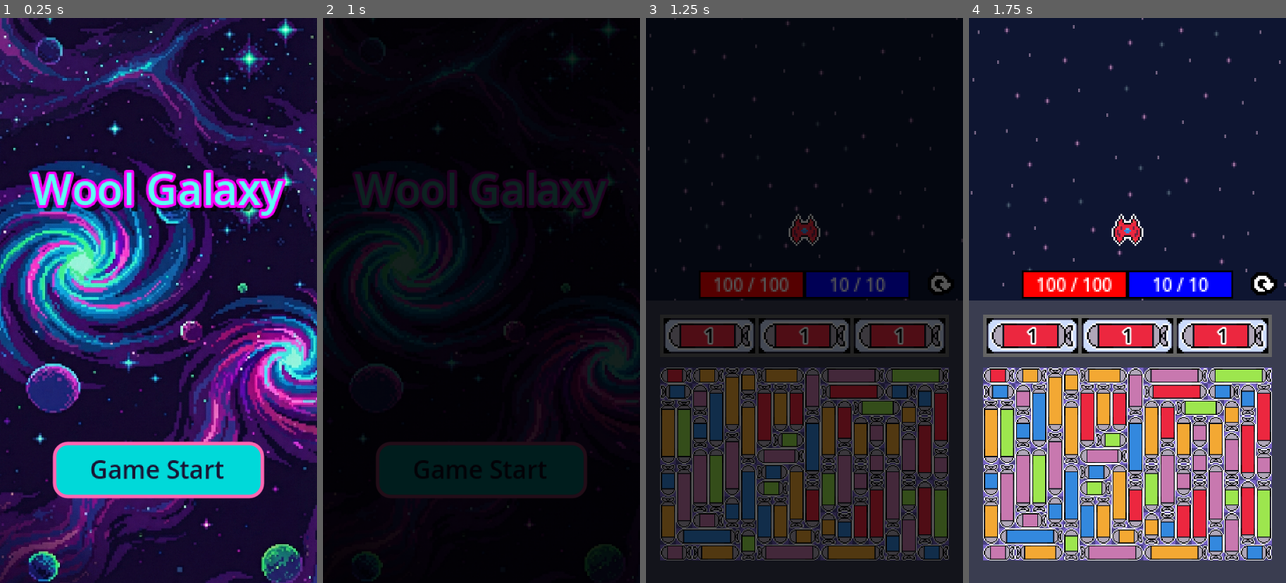
Above: before the commit, frames 1-4 (left to right).
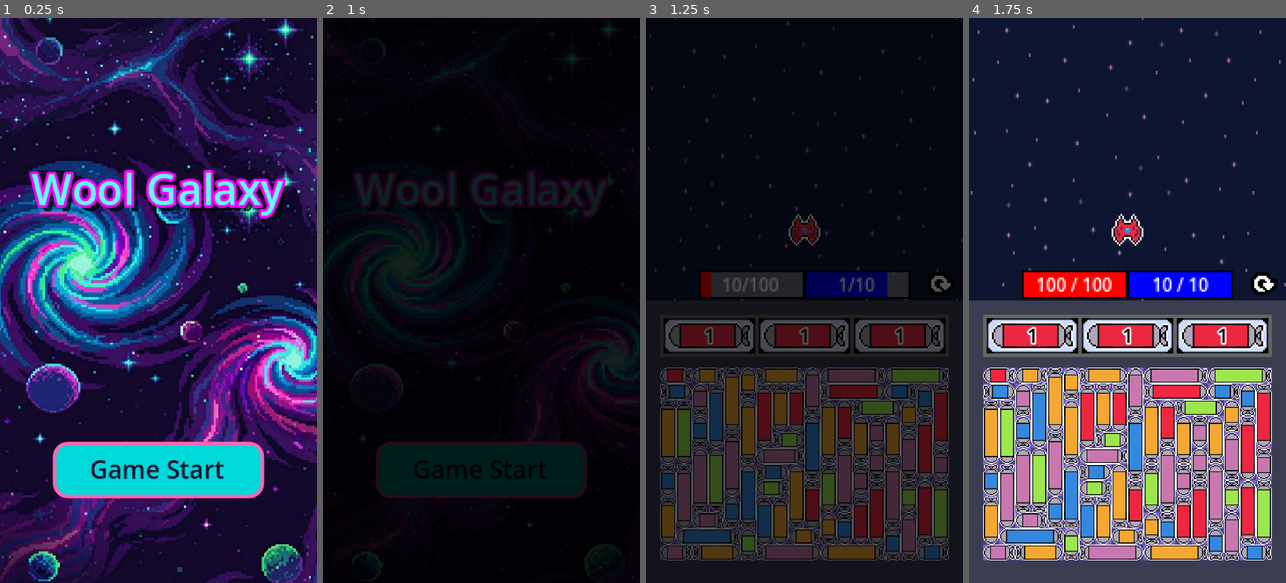
Above: after the commit, the same moments.

Repository: ZoNaDak/GalaxyPuzzleShooter_ProtoType
Game: Godot game, scene res://game/scenes/title/title_scene.tscn
The game is run twice, just before and just after one commit, with the same random seed, the same clock (stepped at 60 frames per second) and the same inputs.
Inputs:
- Up to frame 1 (0.25 s): no input
- Up to frame 2 (1 s): click "Game Start" at 0.5 s
- Up to frame 3 (1.25 s): no input
- Up to frame 4 (1.75 s): no input

Frames 1-2 are identical in both runs. In frame 3, 1.7% of the frame differs, in the area x 20-83%, y 45-50%; in frame 4, nothing differs.

Commit message:
add SetupStageFlowState begin

Diff:
--- a/wool-galaxy-proto/game/scenes/main/flow/main_flow_context.gd
+++ b/wool-galaxy-proto/game/scenes/main/flow/main_flow_context.gd
@@ -1,2 +1,20 @@
 # main_flow_context.gd
 class_name MainFlowContext
+
+#region Variables
+
+var player: Player
+var player_ui: PlayerUI
+
+#endregion
+
+#region Lifecycle
+
+func initialize(
+    player: Player,
+    player_ui: PlayerUI,
+) -> void:
+    self.player = player
+    self.player_ui = player_ui
+
+#endregion
--- a/wool-galaxy-proto/game/scenes/main/flow/states/setup_stage_flow_state.gd
+++ b/wool-galaxy-proto/game/scenes/main/flow/states/setup_stage_flow_state.gd
@@ -13,7 +13,8 @@
     return StateType.SETUP_STAGE
 
 func begin() -> void:
-    pass
+    _context.player.initialize()
+    _context.player_ui.initialize(_context.player.player_data)
 
 func update(deltaTime: float) -> void:
     pass
--- a/wool-galaxy-proto/game/scenes/main/main_scene.gd
+++ b/wool-galaxy-proto/game/scenes/main/main_scene.gd
@@ -27,9 +27,7 @@
 
 func _initialize():
 	var context: MainFlowContext = MainFlowContext.new()
-
-	_player.initialize()
-	_player_ui.initialize(_player.player_data)
+	context.initialize(_player, _player_ui)
 
 	_main_flow.initialize(context)
 
